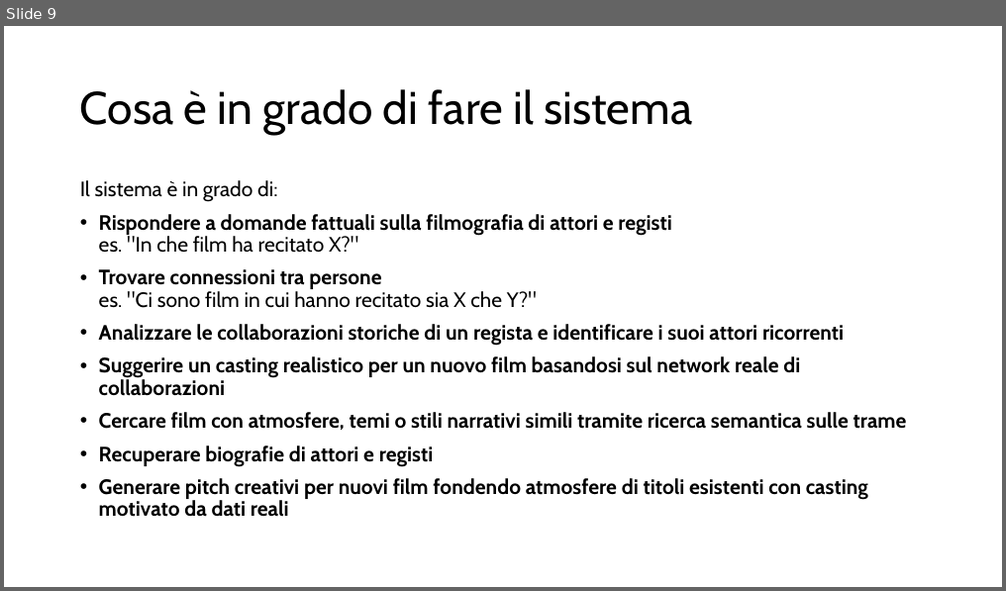
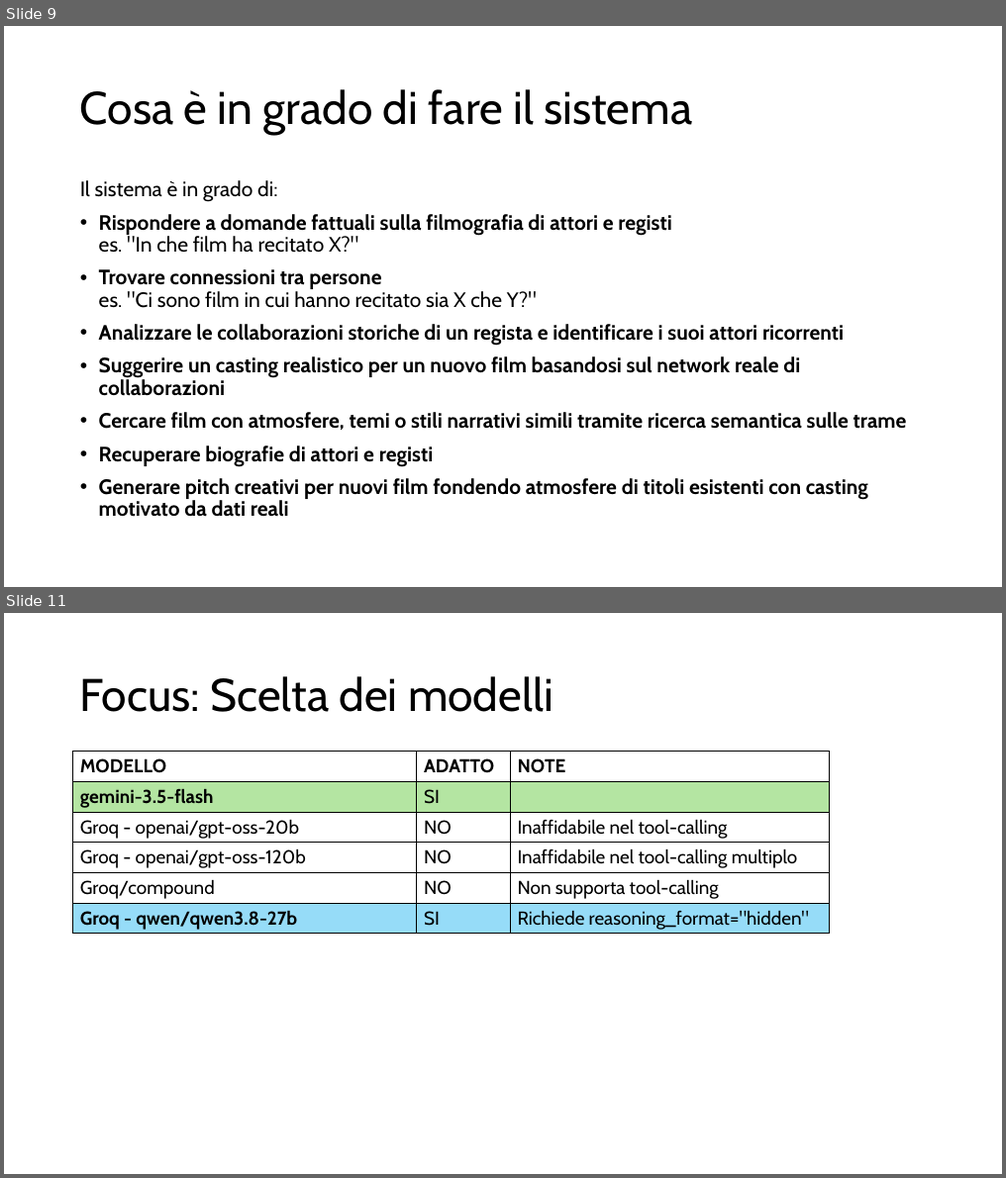
Before and after one commit to piermarone22/ProgettoAgenticAI-CinemaGraphRAG, a slide deck: Presentazione/Progetto_AgenticAI.pptx. Shown one above the other, each under a label of ours: slide 9 before the commit, slides 9 and 11 after it; the slides between them are not shown. The pictures are 1006x591 and 1006x1178 pixels, drawn with LibreOffice and Linux fonts; fonts in the diff are those of the drawing. Boxes give left, top, right and bottom in pixels: in the first picture for what was removed or moved away, otherwise in the second. Text is boxed around its words. In the diff, an @@ line names an element or a change of style, - is before the commit and + after.

```diff
--- a/Presentazione/Progetto_AgenticAI.pptx
+++ b/Presentazione/Progetto_AgenticAI.pptx
@@ slide 11 added at [4,613,1002,1174], background #FFFFFF @@
@@ title added at [80,676,553,712], 44 pt, text #000000 @@
+Focus: Scelta dei modelli
@@ table added at [73,752,829,934], 6 rows, 3 columns @@
+MODELLO | ADATTO | NOTE
+gemini-3.5-flash | SI | 
+Groq - openai/gpt-oss-20b | NO | Inaffidabile nel tool-calling
+Groq - openai/gpt-oss-120b | NO | Inaffidabile nel tool-calling multiplo
+Groq/compound | NO | Non supporta tool-calling
+Groq - qwen/qwen3.8-27b | SI | Richiede reasoning_format="hidden"
```
Also in this commit, not shown: 3 slides changed, 5 other slides added, 3 slides removed, 10 other files.
